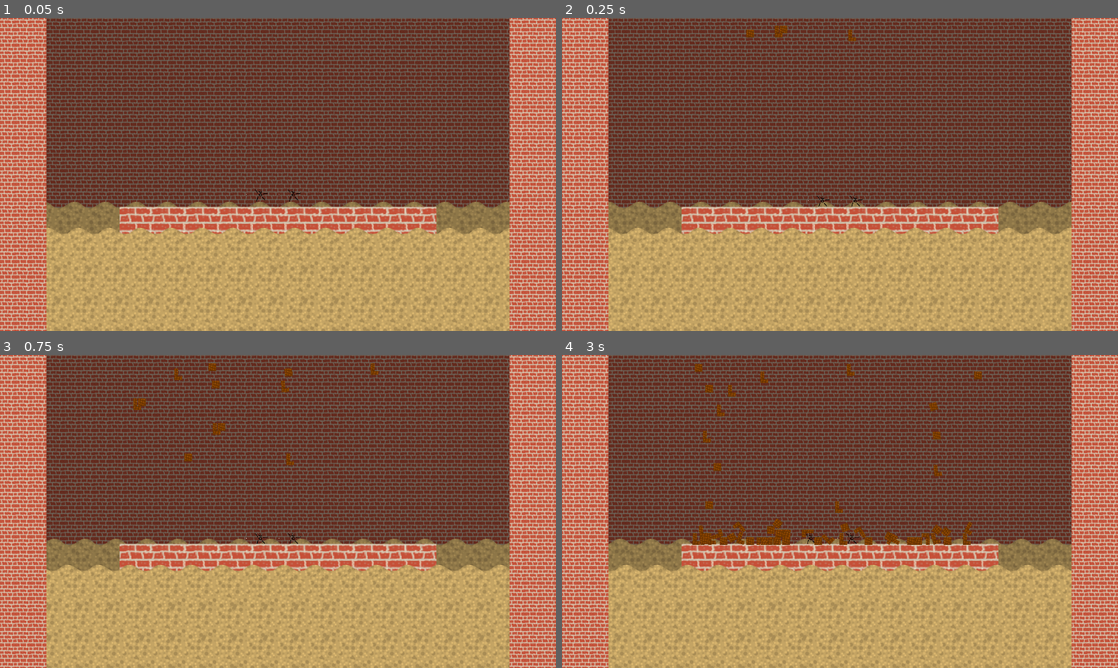
Above: before the commit, frames 1-4 (two rows, left to right).
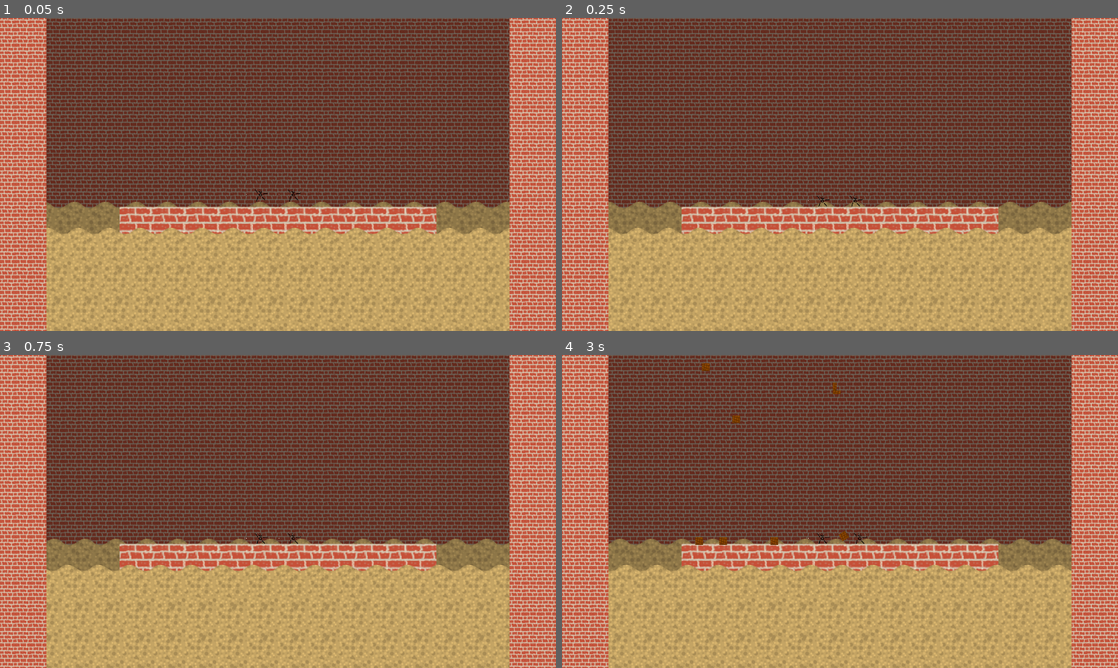
Above: after the commit, the same moments.

Repository: atomazu/quicksand
Game: Godot game, scene res://scenes/stage.tscn
The game is run twice, just before and just after one commit, with the same random seed, the same clock (stepped at 60 frames per second) and the same inputs.
Inputs:
- Up to frame 1 (0.05 s): no input
- Up to frame 2 (0.25 s): no input
- Up to frame 3 (0.75 s): no input
- Up to frame 4 (3 s): no input

Frame 1 is identical in both runs. In frame 2, 0.1% of the frame differs, in the area x 33-53%, y 2-8%; in frame 3, 0.4%; in frame 4, 1.8%, in the area x 23-76%, y 2-61%.

Commit message:
Add random delay between spawns
feat: added randomized spawntimer

Diff:
--- a/scenes/spawner.gd
+++ b/scenes/spawner.gd
@@ -12,6 +12,7 @@
 
 func start() -> void:
 	for entity in entity_list.entities:
+		await get_tree().create_timer(randi_range(1, 6)).timeout
 		var instance: Node2D = entity.scene.instantiate()
 		spawn_container.add_child.call_deferred(instance)
 		instance.global_position = Vector2(randf_range(-spawn_width, spawn_width), spawn_height)
